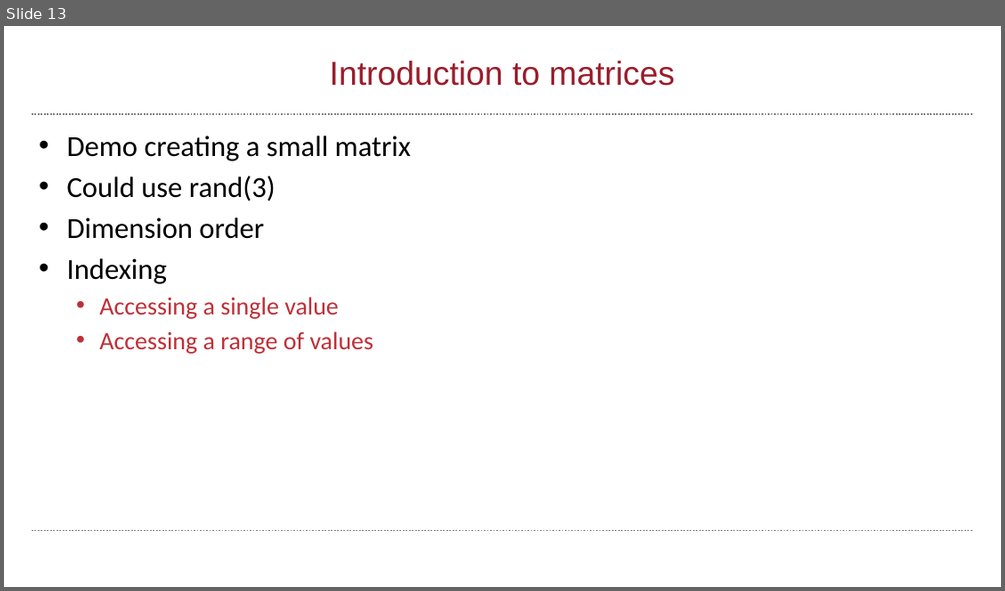
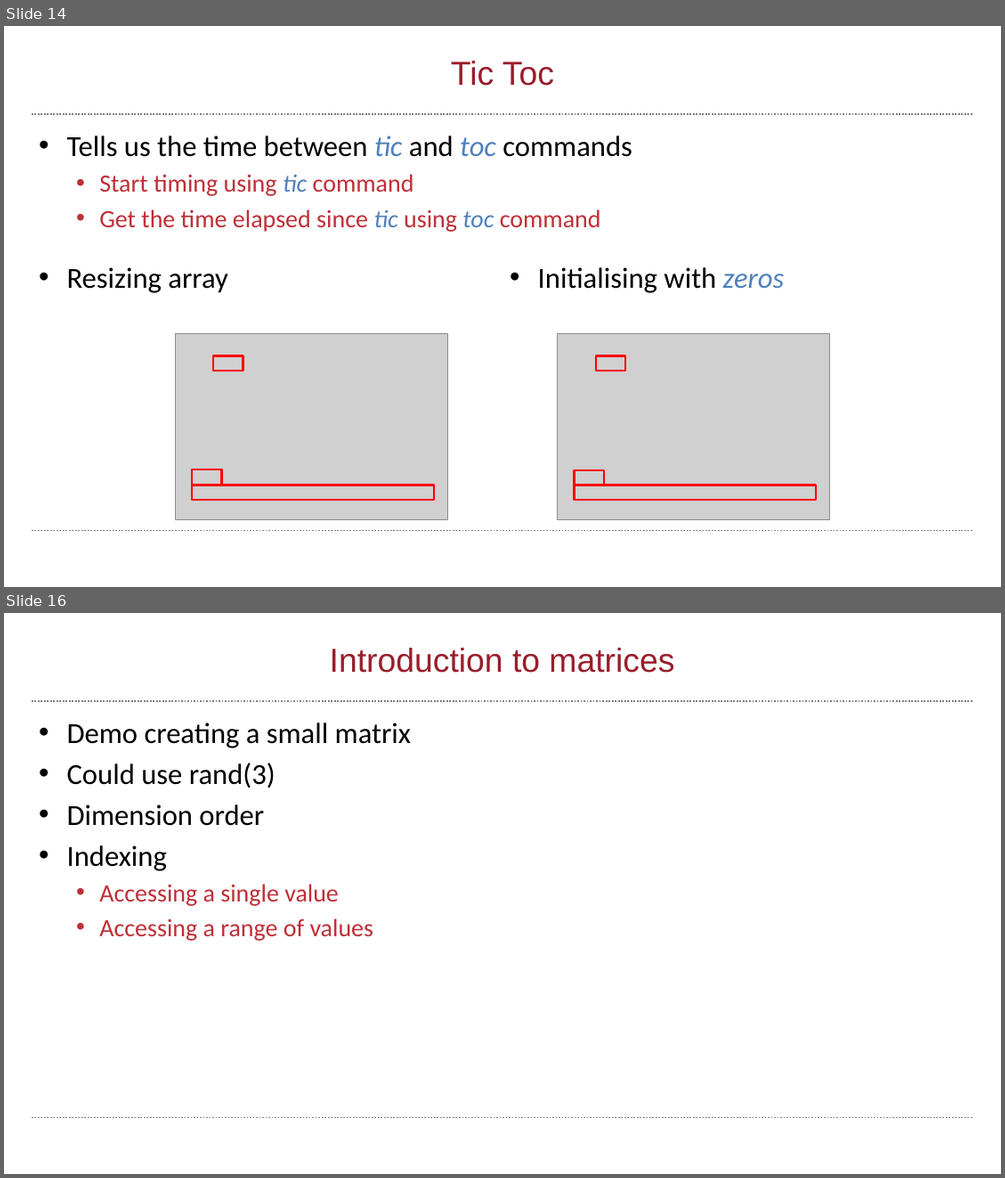
Before and after one commit to wbif-bristol/MATLAB-course, a slide deck: Session 2 - Matrices and image processing/MATLAB Session 2.pptx. Shown one above the other, each under a label of ours: slide 13 before the commit, slides 14 and 16 after it; the slides between them are not shown. The pictures are 1005x591 and 1005x1178 pixels, drawn with LibreOffice and Linux fonts; fonts in the diff are those of the drawing; grey boxes stand for pictures; background and template pictures are left out. Boxes give left, top, right and bottom in pixels: in the first picture for what was removed or moved away, otherwise in the second. Text is boxed around its words. In the diff, an @@ line names an element or a change of style, - is before the commit and + after.

```diff
--- a/Session 2 - Matrices and image processing/MATLAB Session 2.pptx
+++ b/Session 2 - Matrices and image processing/MATLAB Session 2.pptx
@@ slide 14 added at (x1=4, y1=26, x2=1001, y2=587), background #FFFFFF; not listed: 2 template elements that a slide beside it also shows @@
@@ title added at (x1=451, y1=61, x2=554, y2=86), 32 pt, text #9A1D2B @@
+Tic Toc
@@ text added at (x1=67, y1=135, x2=632, y2=232), 24 pt, text #BF2F37 @@
+• Tells us the time between tic and toc commands
+  • Start timing using tic command
+  • Get the time elapsed since tic using toc command
@@ text added at (x1=67, y1=267, x2=228, y2=293), 28 pt, text #000000 @@
+• Resizing array
@@ text added at (x1=538, y1=267, x2=785, y2=293), 28 pt, text #000000 @@
+• Initialising with zeros
@@ picture added at (x1=175, y1=333, x2=447, y2=520) @@
@@ picture added at (x1=558, y1=333, x2=830, y2=520) @@
@@ rectangle added at (x1=213, y1=356, x2=243, y2=370), outline #FF0000 2 pt @@
@@ rectangle added at (x1=596, y1=356, x2=625, y2=370), outline #FF0000 2 pt @@
@@ rectangle added at (x1=192, y1=469, x2=222, y2=484), outline #FF0000 2 pt @@
@@ rectangle added at (x1=574, y1=470, x2=605, y2=485), outline #FF0000 2 pt @@
@@ rectangle added at (x1=192, y1=485, x2=434, y2=500), outline #FF0000 2 pt @@
@@ rectangle added at (x1=574, y1=485, x2=817, y2=500), outline #FF0000 2 pt @@
@@ what was slide 13 is now slide 16 @@
```
Also in this commit, not shown: 4 slides changed, 3 other slides added, 3 slides removed, 3 other files.
